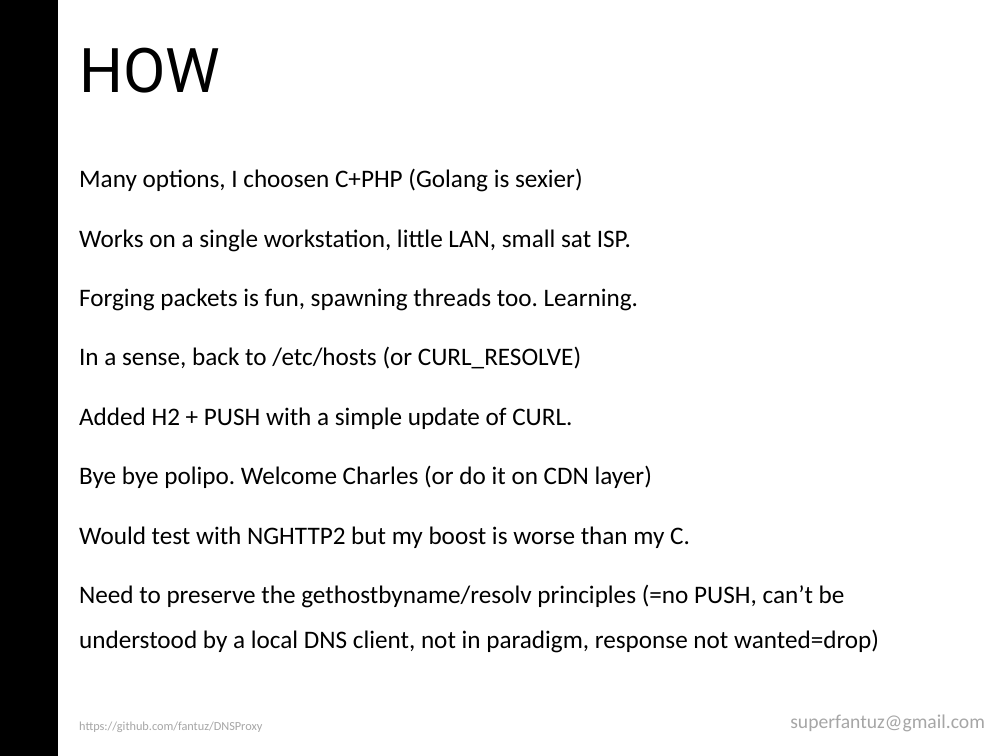
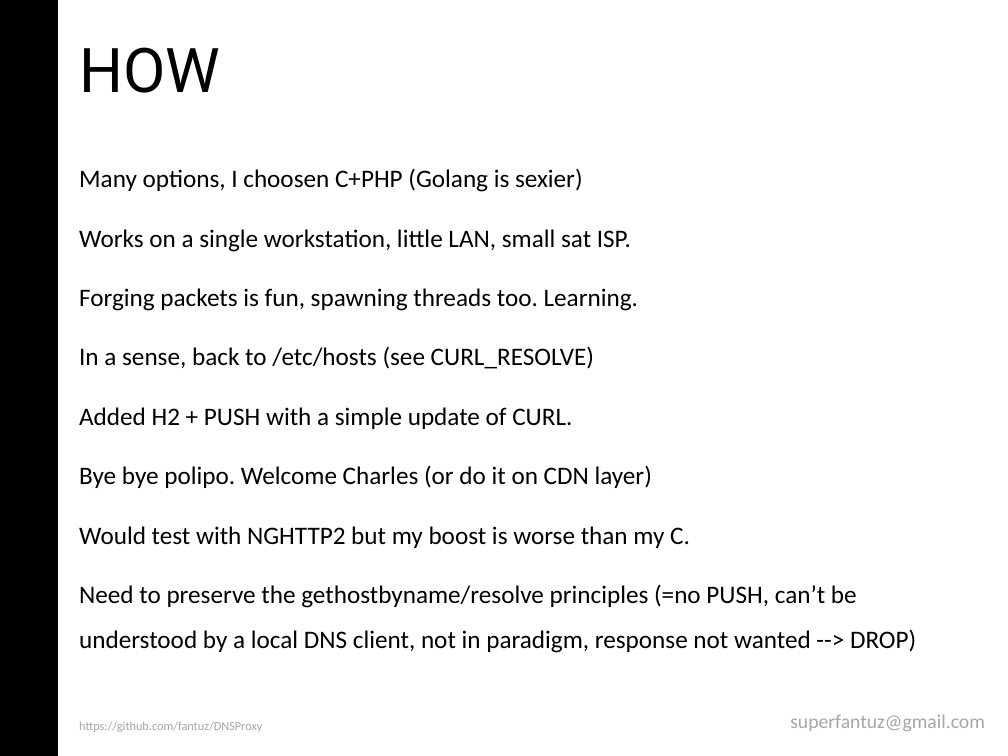
Before and after one commit to andreafabrizi/DNSProxy, a slide deck: slide 4 of DNSProxy_MFantuzzi.ppt. Drawn at 1008x756 pixels with LibreOffice and Linux fonts; fonts in the diff are those of the drawing. Boxes give left, top, right and bottom in pixels: in the first picture for what was removed or moved away, otherwise in the second. Text is boxed around its words. In the diff, an @@ line names an element or a change of style, - is before the commit and + after.

```diff
--- a/DNSProxy_MFantuzzi.ppt
+++ b/DNSProxy_MFantuzzi.ppt
@@ text at bbox=[79, 346, 594, 369]: text changed @@
-In a sense, back to /etc/hosts (or CURL_RESOLVE)
+In a sense, back to /etc/hosts (see CURL_RESOLVE)
@@ text at bbox=[79, 584, 916, 653]: text changed @@
-Need to preserve the gethostbyname/resolv principles (=no PUSH, can’t be understood by a local DNS client, not in paradigm, response not wanted=drop)
+Need to preserve the gethostbyname/resolve principles (=no PUSH, can’t be understood by a local DNS client, not in paradigm, response not wanted --> DROP)
```
Also in this commit, not shown: 5 other slides changed.
